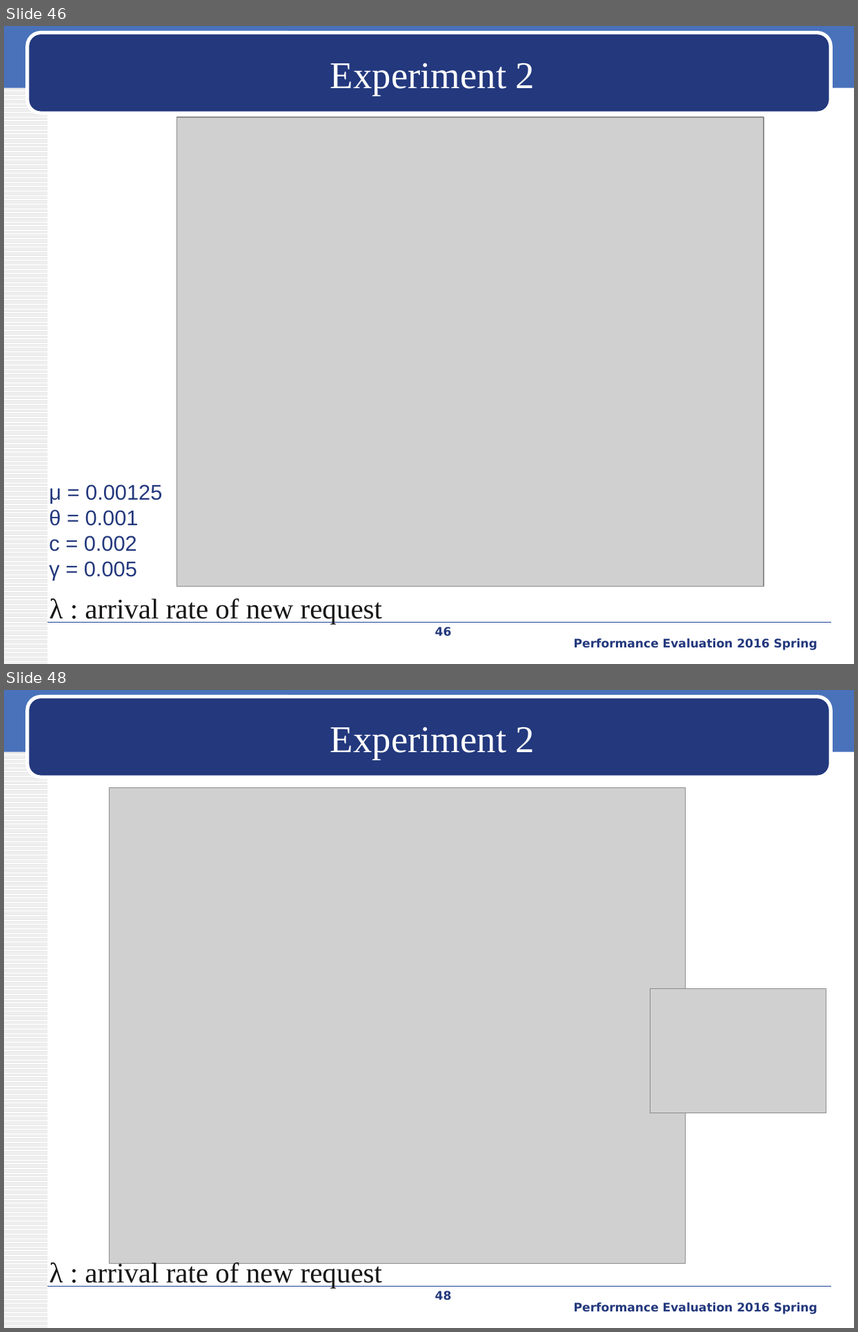
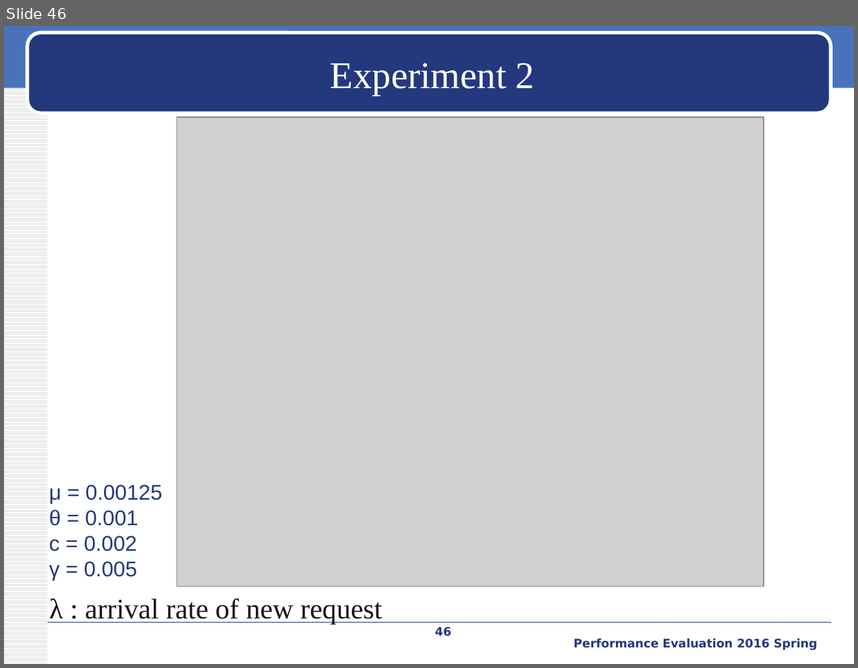
Before and after one commit to iamyuanchung/PE_104_2, a slide deck: final/BT-like-peer2peer.pptx. Shown one above the other, each under a label of ours: slides 46 and 48 before the commit, slide 46 after it; the slides between them are not shown. The pictures are 858x1332 and 858x668 pixels, drawn with LibreOffice and Linux fonts; fonts in the diff are those of the drawing; grey boxes stand for pictures; background and template pictures are left out. Boxes give left, top, right and bottom in pixels: in the first picture for what was removed or moved away, otherwise in the second. Text is boxed around its words. In the diff, an @@ line names an element or a change of style, - is before the commit and + after.

```diff
--- a/final/BT-like-peer2peer.pptx
+++ b/final/BT-like-peer2peer.pptx
@@ slide 48 removed at [4, 690, 854, 1328], background #FFFFFF; not listed: 4 template elements that a slide beside it also shows @@
@@ title removed at [330, 727, 535, 760] @@
-Experiment 2
@@ picture removed at [110, 788, 686, 1263] @@
@@ picture removed at [650, 988, 826, 1112] @@
@@ text removed at [50, 1260, 383, 1288] @@
-λ : arrival rate of new request
@@ page number removed at [435, 1290, 452, 1300] @@
-48
@@ text removed at [574, 1302, 818, 1314] @@
-Performance Evaluation 2016 Spring
```
Also in this commit, not shown: 2 slides changed, 1 other slide removed.
